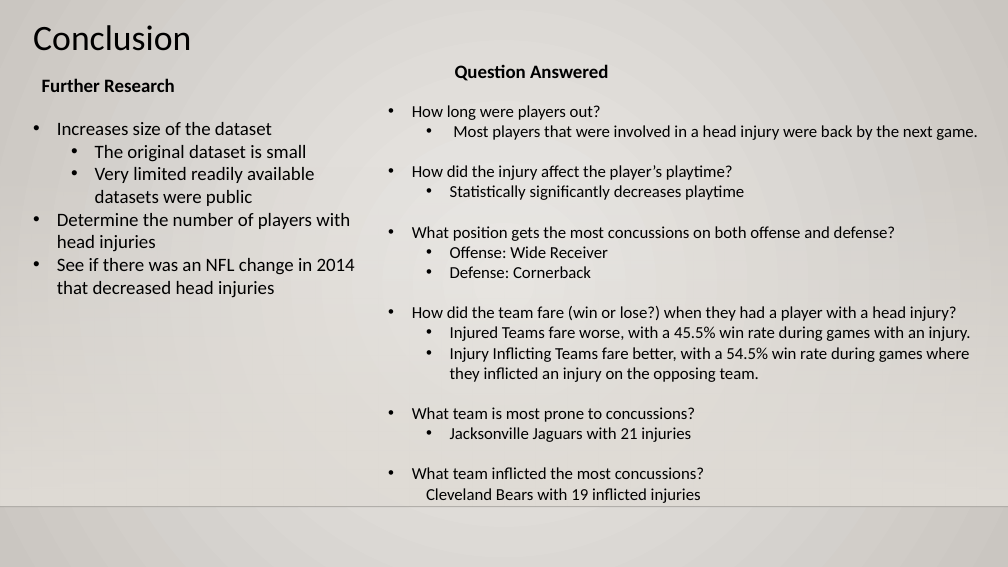
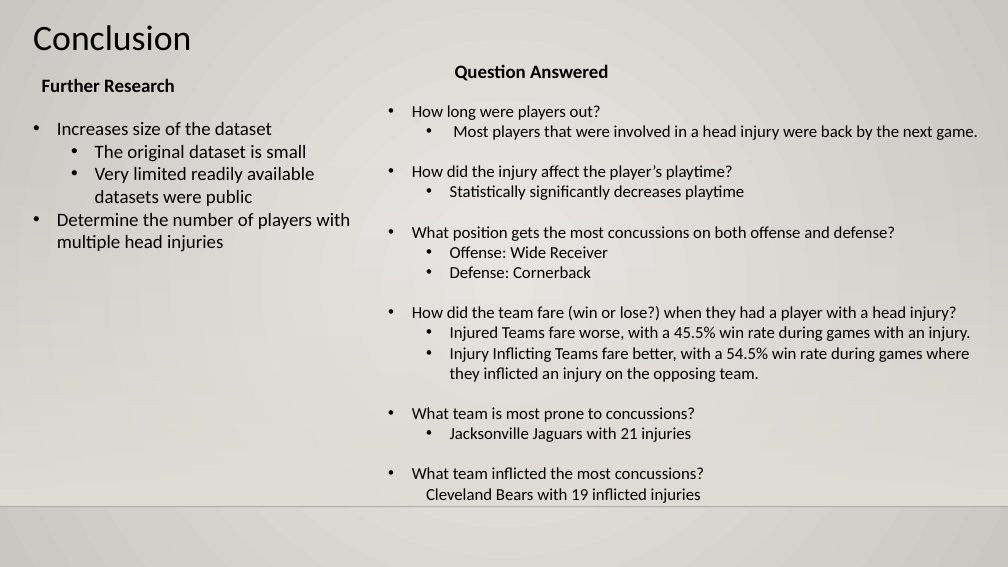
Before and after one commit to DunieCarrasco/nfl_concussion_analysis, a slide deck: slide 20 of NFL_concussion_study_Final.pptx. Drawn at 1008x567 pixels with LibreOffice and Linux fonts; fonts in the diff are those of the drawing; background and template pictures are left out. Boxes give left, top, right and bottom in pixels: in the first picture for what was removed or moved away, otherwise in the second. Text is boxed around its words. In the diff, an @@ line names an element or a change of style, - is before the commit and + after.

```diff
--- a/NFL_concussion_study_Final.pptx
+++ b/NFL_concussion_study_Final.pptx
@@ text at [57, 213, 350, 252]: text changed @@
-• Determine the number of players with head injuries
-• See if there was an NFL change in 2014 that decreased head injuries
+• Determine the number of players with multiple head injuries
```
Also in this commit, not shown: 3 other slides changed.
